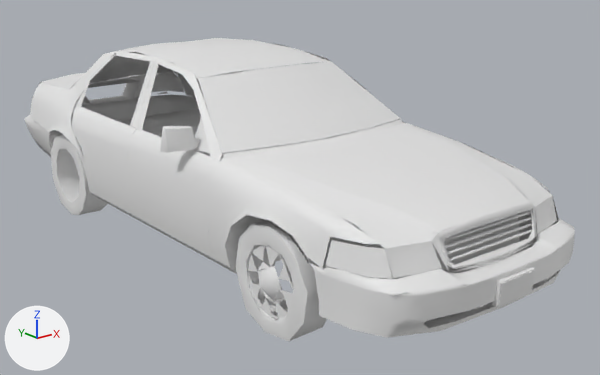
Renders of the FBX model Tools/UnrealMapExporter/ExportedMeshes/vehic.fbx from each side of a commit.
The view is the same before and after, from a 50 mm camera at (-3.71, -5.37, 1.66) aimed at (0.27, -0.39, -0.32). Lighting does not change. The marker at lower left points along +X, +Y and +Z. The picture after the commit comes second. Where no turn or scale is listed for an object, it has been applied to the vertices.

The first picture shows 'vehic'.
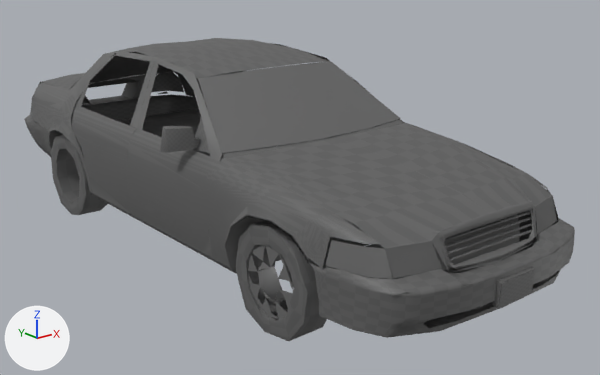
The change, as a list of edits to the scene's bpy script:
```text
Add img_worldgridmaterial_normal_0_png:
    img_worldgridmaterial_normal_0_png = load_image('WorldGridMaterial_Normal_0.png', 'WorldGridMaterial_Normal_0.png', 256, 256, 'Non-Color')
Add img_worldgridmaterial_basecolor_0_png:
    img_worldgridmaterial_basecolor_0_png = load_image('WorldGridMaterial_BaseColor_0.png', 'WorldGridMaterial_BaseColor_0.png', 512, 512, 'sRGB')
Change mat_worldgridmaterial:
    add n2 = _N.new('ShaderNodeTexImage'); n2.name = 'Image Texture'
    add n2.image = img_worldgridmaterial_basecolor_0_png
    add n3 = _N.new('ShaderNodeTexImage'); n3.name = 'Image Texture.001'
    add n3.image = img_worldgridmaterial_normal_0_png
    add n4 = _N.new('ShaderNodeNormalMap'); n4.name = 'Normal Map'
    where n0 = _N.new('ShaderNodeBsdfPrincipled'); n0.name = 'Principled BSDF'
    add _L.new(n2.outputs[0], n0.inputs[0])  # 'Color' to 'Base Color'
    add _L.new(n2.outputs[1], n0.inputs[4])  # 'Alpha' to 'Alpha'
    add _L.new(n3.outputs[0], n4.inputs[1])  # 'Color' to 'Color'
    add _L.new(n4.outputs[0], n0.inputs[5])  # 'Normal' to 'Normal'
```

Changed parts and their boxes [x1, y1, x2, y2] in the pictures (600 x 375 px):
'vehic', surface changed (white to grey)
    both: [24, 38, 575, 341]
